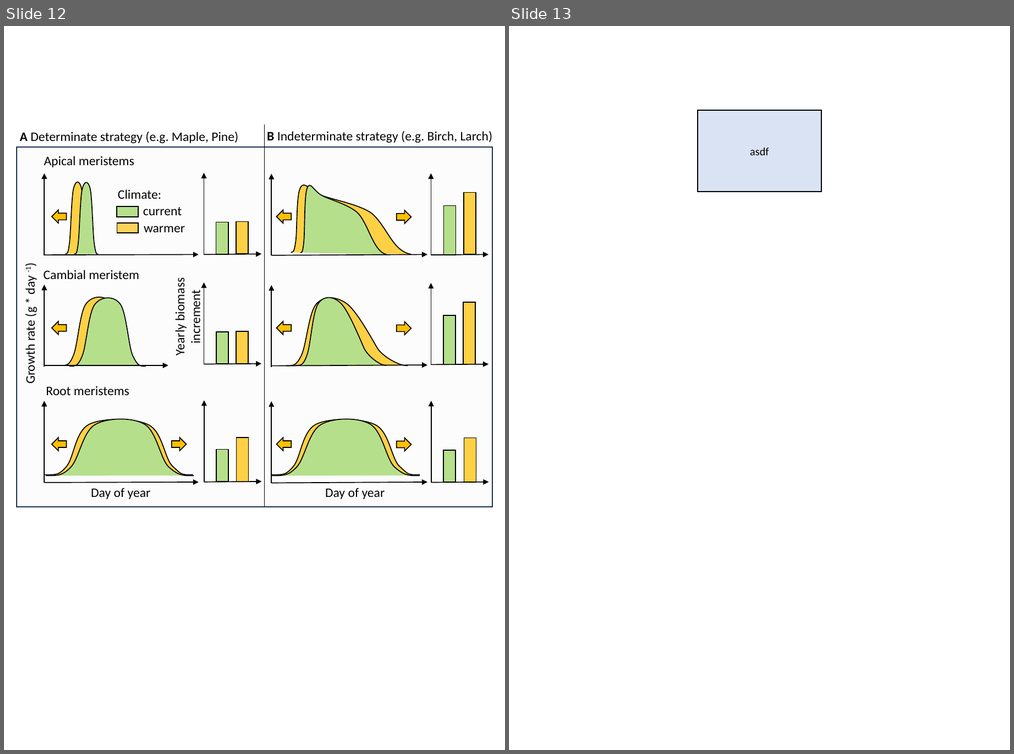
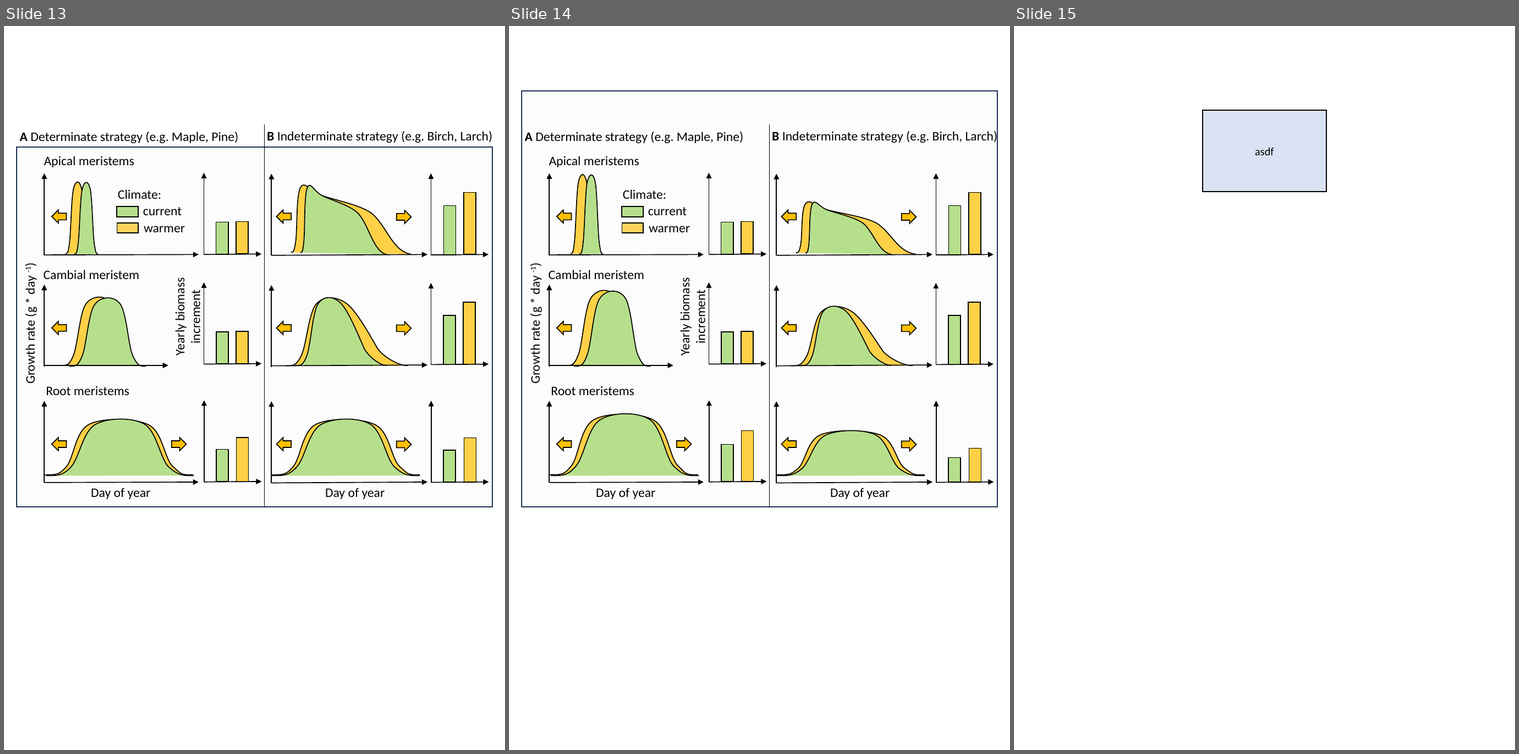
Before and after one commit to FrederikBaumgarten/PlantDeterminism, a slide deck: figures/figures_determinism.pptx. Shown side by side, each under a label of ours: slides 12 and 13 before the commit, slides 13, 14 and 15 after it. The pictures are 1014x754 and 1519x754 pixels, drawn with LibreOffice and Linux fonts; fonts in the diff are those of the drawing. Boxes give left, top, right and bottom in pixels: in the first picture for what was removed or moved away, otherwise in the second. Text is boxed around its words. In the diff, an @@ line names an element or a change of style, - is before the commit and + after.

```diff
--- a/figures/figures_determinism.pptx
+++ b/figures/figures_determinism.pptx
@@ slide 14 added at bbox=[509, 26, 1010, 750], background #FFFFFF @@
@@ group added at bbox=[522, 91, 998, 506]: 24 arrows, 15 rectangles, 12 freeform shapes, 12 texts, 10 left arrows, 1 line @@
+A Determinate strategy (e.g. Maple, Pine)
+B Indeterminate strategy (e.g. Birch, Larch)
+Growth rate (g * day -1)
+Day of year
+Day of year
+Apical meristems
+Cambial meristem
+Root meristems
+current
+warmer
+Climate:
+Yearly biomass
+increment
@@ what was slide 12 is now slide 13 @@
@@ what was slide 13 is now slide 15 @@
```
Also in this commit, not shown: 2 slides changed, 1 other slide added, 16 other files.
